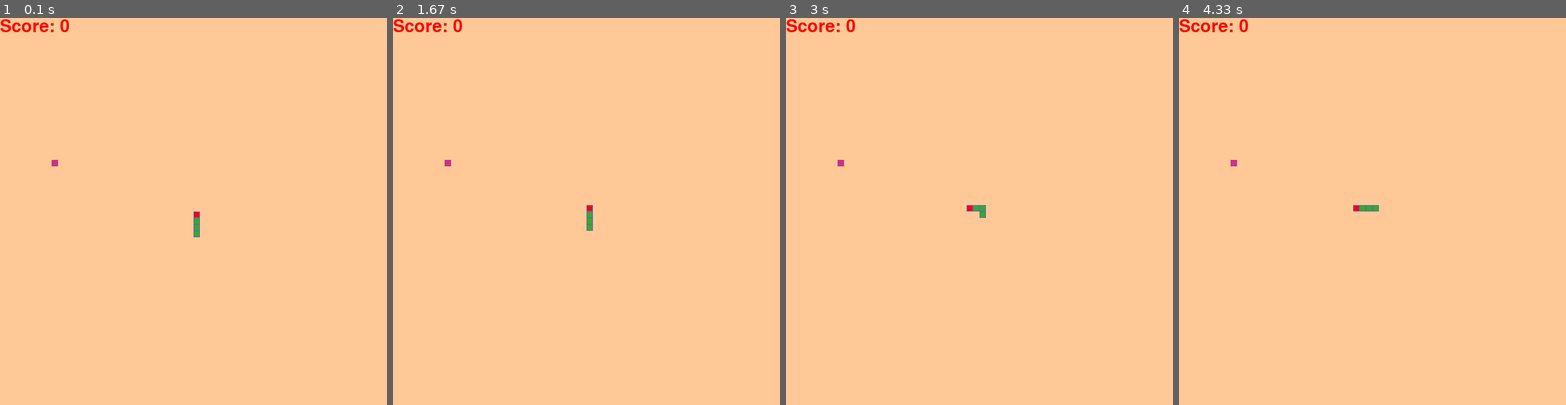
Above: before the commit, frames 1-4 (left to right).
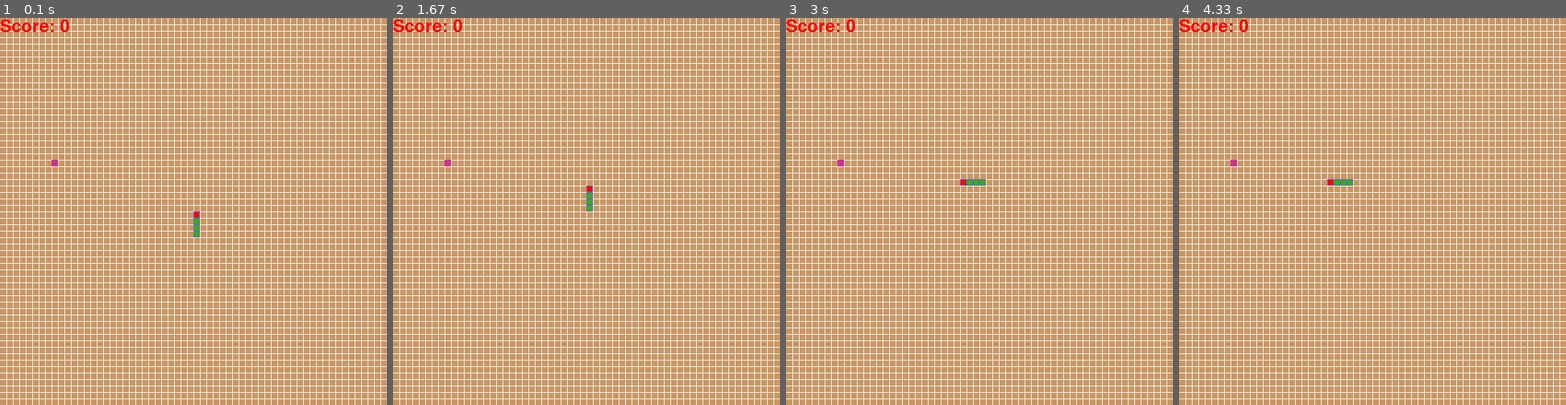
Above: after the commit, the same moments.

Repository: MRX44/Snake-pygame
Game: pygame game, started from Snake.py
The game is run twice, just before and just after one commit, with the same random seed, the same clock (stepped at 60 frames per second) and the same inputs.
Inputs:
- Up to frame 1 (0.1 s): no input
- Up to frame 2 (1.67 s): no input
- Up to frame 3 (3 s): hold Left 1.83-2.37 s
- Up to frame 4 (4.33 s): no input

The runs differ from the first frame. In frame 1, 100% of the frame differs, in the area x 0-100%, y 0-100%; in frame 2, 100%; in frame 3, 100%; in frame 4, 100%.

Commit message:
draw grid

Diff:
--- a/Snake.py
+++ b/Snake.py
@@ -8,7 +8,7 @@
 HEIGHT = 600
 
 #colors
-bg = (255,200,150)
+bg = (200,150,100)
 body_inner = (50,175,25)
 body_outer = (100,100,200)
 red = (255,0,0)
@@ -23,6 +23,14 @@
 
 def draw_screen():
     window.fill(bg)
+    #draw grid
+    x=0
+    y=0
+    for i in range(WEIDTH//cell_size):
+        x+= cell_size
+        y+=cell_size
+        pygame.draw.line(window,(255,255,255),(x,0),(x,600))
+        pygame.draw.line(window,(255,255,255),(0,y),(600,y))
 
 def draw_score():
     score_txt = "Score: " + str(score)
@@ -95,7 +103,7 @@
         #update score
         score +=1
 
-    if update_snake>60:
+    if update_snake>20:
         update_snake =0
 
         snake_pos = snake_pos[-1:] + snake_pos[:-1]
